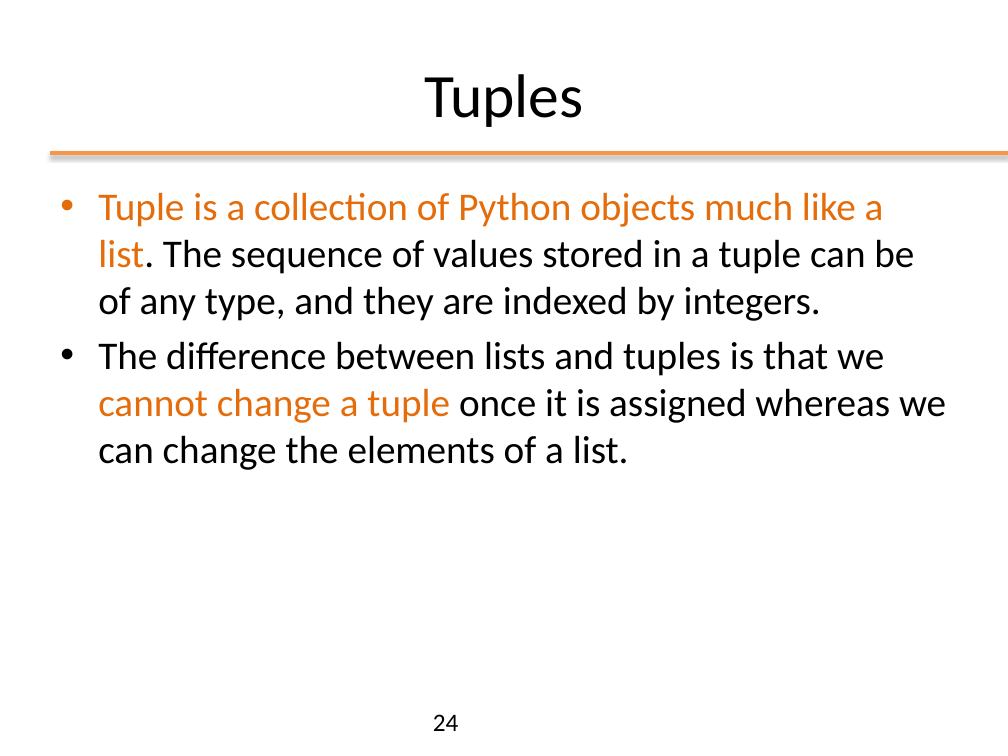
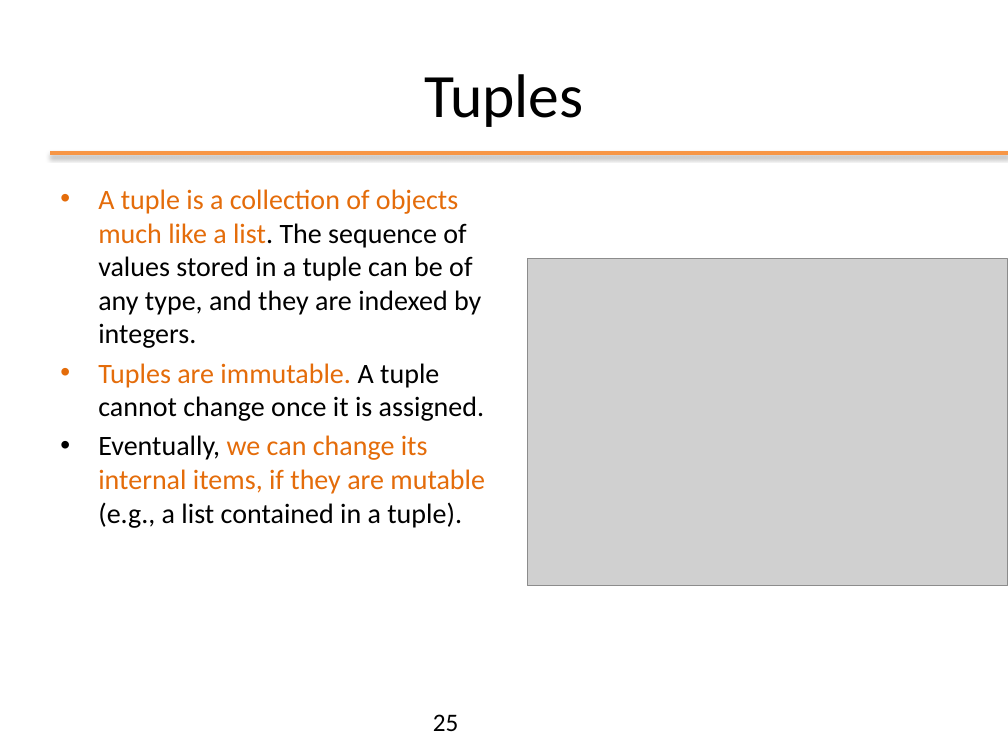
Before and after one commit to nbicocchi/ooprogramming, a slide deck: slide 25 of slides/python/ppt/02 - Data Structures.pptx (slide 24 before the commit). Drawn at 1008x756 pixels with LibreOffice and Linux fonts; fonts in the diff are those of the drawing; grey boxes stand for pictures. Boxes give left, top, right and bottom in pixels: in the first picture for what was removed or moved away, otherwise in the second. Text is boxed around its words. In the diff, an @@ line names an element or a change of style, - is before the commit and + after.

```diff
--- a/slides/python/ppt/02 - Data Structures.pptx
+++ b/slides/python/ppt/02 - Data Structures.pptx
@@ text at box(98, 189, 485, 528): text changed; size 28 to 20 pt @@
-• Tuple is a collection of Python objects much like a list. The sequence of values stored in a tuple can be of any type, and they are indexed by integers.
-• The difference between lists and tuples is that we cannot change a tuple once it is assigned whereas we can change the elements of a list.
+• A tuple is a collection of objects much like a list. The sequence of values stored in a tuple can be of any type, and they are indexed by integers.
+• Tuples are immutable. A tuple cannot change once it is assigned.
+• Eventually, we can change its internal items, if they are mutable (e.g., a list contained in a tuple).
@@ picture added at box(527, 259, 1008, 586) @@
@@ page number at box(433, 714, 459, 731): text changed @@
-24
+25
```
Also in this commit, not shown: 12 other slides changed, 5 slides added, 4 slides removed, 3 other files.
